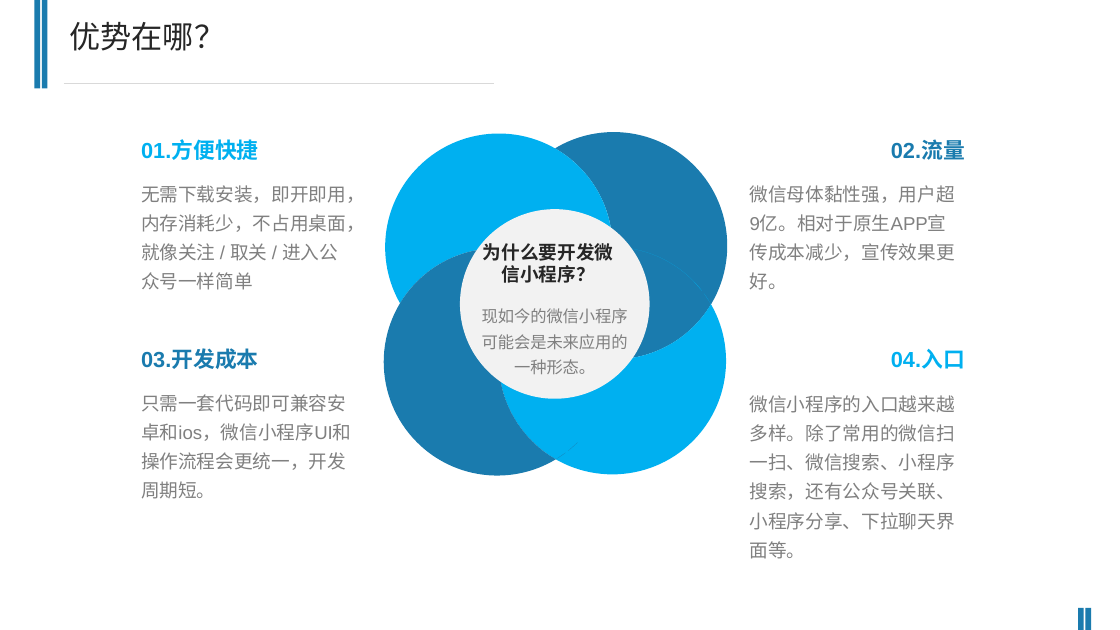
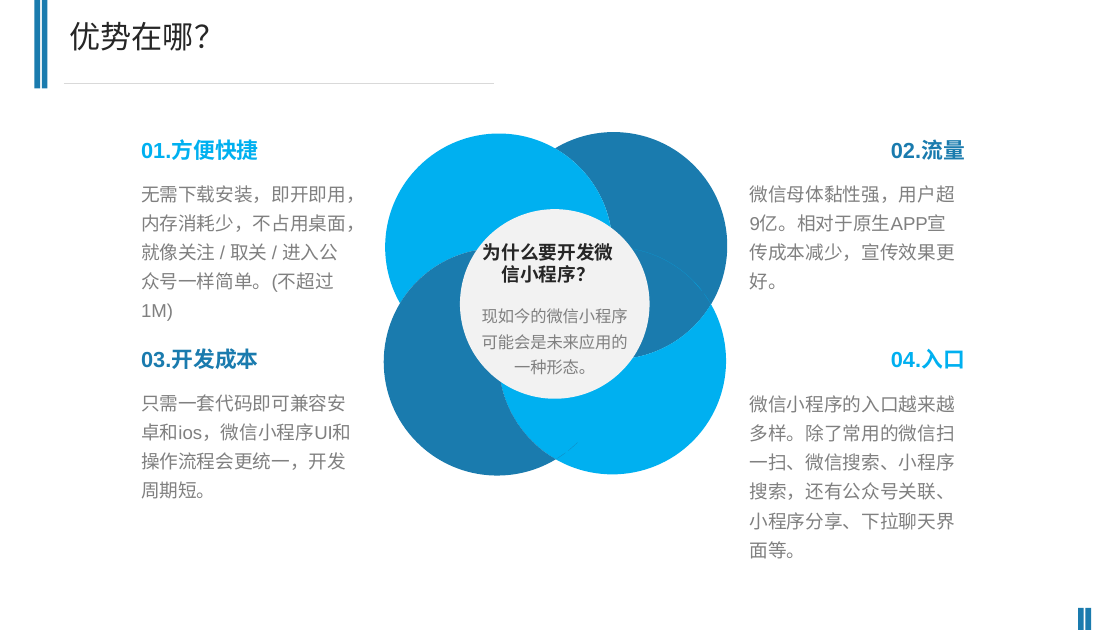
Before and after one commit to chanchunlei/weChat, a slide deck: slide 6 of ccl.pptx. Drawn at 1120x630 pixels with LibreOffice and Linux fonts; fonts in the diff are those of the drawing. Boxes give left, top, right and bottom in pixels: in the first picture for what was removed or moved away, otherwise in the second. Text is boxed around its words. In the diff, an @@ line names an element or a change of style, - is before the commit and + after.

```diff
--- a/ccl.pptx
+++ b/ccl.pptx
@@ text at bbox=[141, 185, 365, 321]: text changed @@
-无需下载安装，即开即用，内存消耗少，不占用桌面，就像关注 / 取关 / 进入公众号一样简单
+无需下载安装，即开即用，内存消耗少，不占用桌面，就像关注 / 取关 / 进入公众号一样简单。(不超过1M)
```
Also in this commit, not shown: 2 other slides changed, 10 slides added, 16 slides removed.
